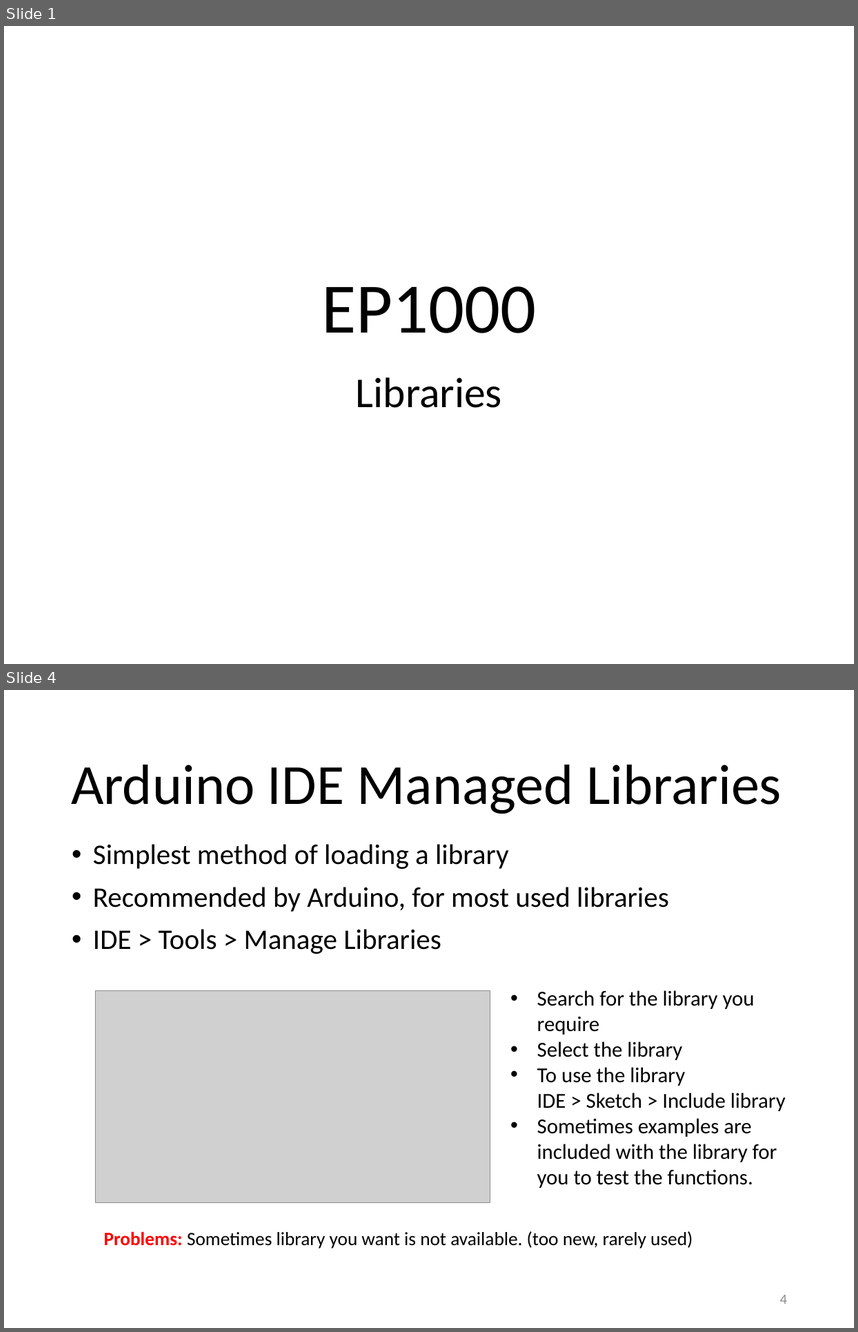
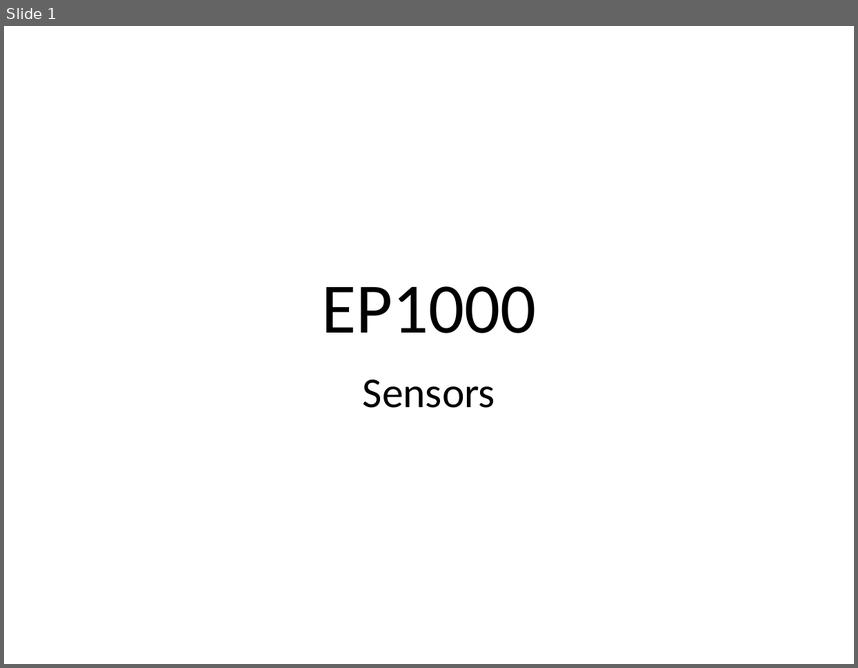
Before and after one commit to RDorville/digfab, a slide deck: presentations/ep1000_sensors/ep1000_sensors.pptx. Shown one above the other, each under a label of ours: slides 1 and 4 before the commit, slide 1 after it; the slides between them are not shown. The pictures are 858x1332 and 858x668 pixels, drawn with LibreOffice and Linux fonts; fonts in the diff are those of the drawing; grey boxes stand for pictures; background and template pictures are left out. Boxes give left, top, right and bottom in pixels: in the first picture for what was removed or moved away, otherwise in the second. Text is boxed around its words. In the diff, an @@ line names an element or a change of style, - is before the commit and + after.

Commit message:
added ep1000 sensors

```diff
--- a/presentations/ep1000_sensors/ep1000_sensors.pptx
+++ b/presentations/ep1000_sensors/ep1000_sensors.pptx
@@ slide 4 removed at [4,690,854,1328], background #FFFFFF @@
@@ title removed at [71,765,782,814] @@
-Arduino IDE Managed Libraries
@@ text removed at [93,844,669,954] @@
-• Simplest method of loading a library
-• Recommended by Arduino, for most used libraries
-• IDE > Tools > Manage Libraries
@@ picture removed at [95,991,490,1203] @@
@@ text removed at [537,990,786,1187] @@
-• Search for the library you require
-• Select the library
-• To use the library
-  IDE > Sketch > Include library
-• Sometimes examples are included with the library for you to test the functions.
@@ text removed at [104,1231,693,1248] @@
-Problems: Sometimes library you want is not available. (too new, rarely used)
@@ page number removed at [780,1294,787,1303] @@
-4
@@ slide 1 changed as well @@
@@ subtitle at [363,379,495,408]: text changed @@
-Libraries
+Sensors
```
Also in this commit, not shown: 2 other slides changed, 13 slides added, 5 other slides removed, 11 other files.
